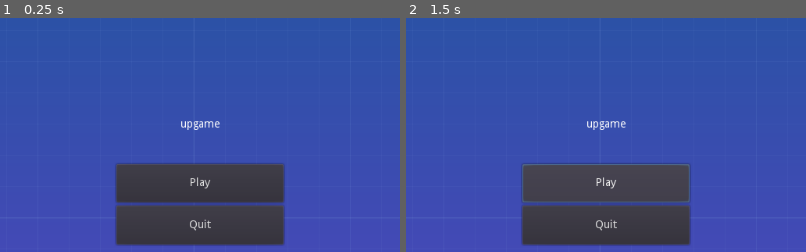
Above: before the commit, frames 1-2 (left to right).
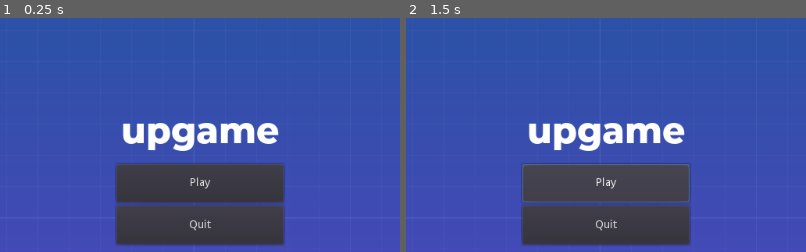
Above: after the commit, the same moments.

Repository: david-slatinek/upgame
Game: Godot game, scene res://src/Screens/MainScreen.tscn
Two runs of this game, one before a commit and one after it. Both use one fixed random seed, a clock stepped at 60 frames per second and the inputs below.
Inputs:
- Up to frame 1 (0.25 s): no input
- Up to frame 2 (1.5 s): click "Play" at 0.5 s; click "Play" at 1.25 s
The pictures show only the part of the screen within x 25-75%, y 10-60%; the shares and areas given below are measured in that part.

The runs differ from the first frame. In frame 1, 2.8% of the frame differs, in the area x 30-70%, y 44-57%; in frame 2, 2.8%.

Commit message:
Update UI

Diff:
--- /dev/null
+++ b/assets/new_dynamicfont.tres
@@ -0,0 +1,7 @@
+[gd_resource type="DynamicFont" load_steps=2 format=2]
+
+[ext_resource path="res://assets/montserrat_extrabold.otf" type="DynamicFontData" id=1]
+
+[resource]
+size = 24
+font_data = ExtResource( 1 )
--- /dev/null
+++ b/assets/ui_theme.tres
@@ -0,0 +1,6 @@
+[gd_resource type="Theme" load_steps=2 format=2]
+
+[ext_resource path="res://assets/new_dynamicfont.tres" type="DynamicFont" id=1]
+
+[resource]
+default_font = ExtResource( 1 )
--- a/src/UI/Title.tscn
+++ b/src/UI/Title.tscn
@@ -1,13 +1,17 @@
-[gd_scene format=2]
+[gd_scene load_steps=2 format=2]
+
+[ext_resource path="res://assets/font_title.tres" type="DynamicFont" id=1]
 
 [node name="Title" type="Label"]
 anchor_left = 0.5
 anchor_right = 0.5
-margin_left = -25.5
-margin_top = 191.0
-margin_right = 25.5
-margin_bottom = 205.0
+margin_left = -101.5
+margin_top = 177.0
+margin_right = 101.5
+margin_bottom = 234.0
+custom_fonts/font = ExtResource( 1 )
 text = "upgame"
+align = 1
 __meta__ = {
 "_edit_use_anchors_": false
 }
